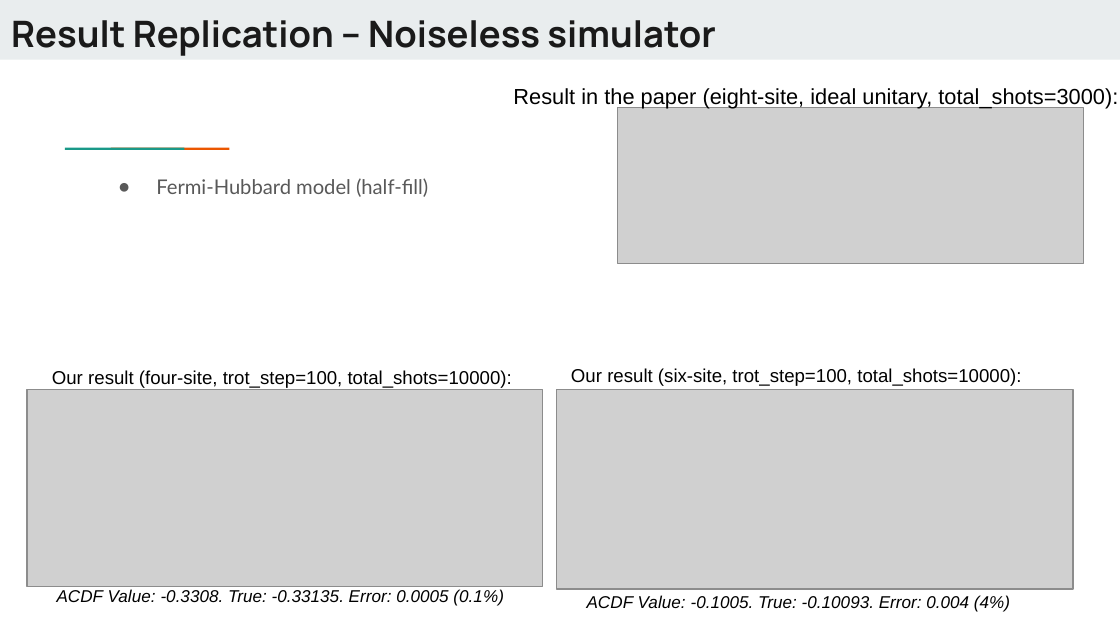
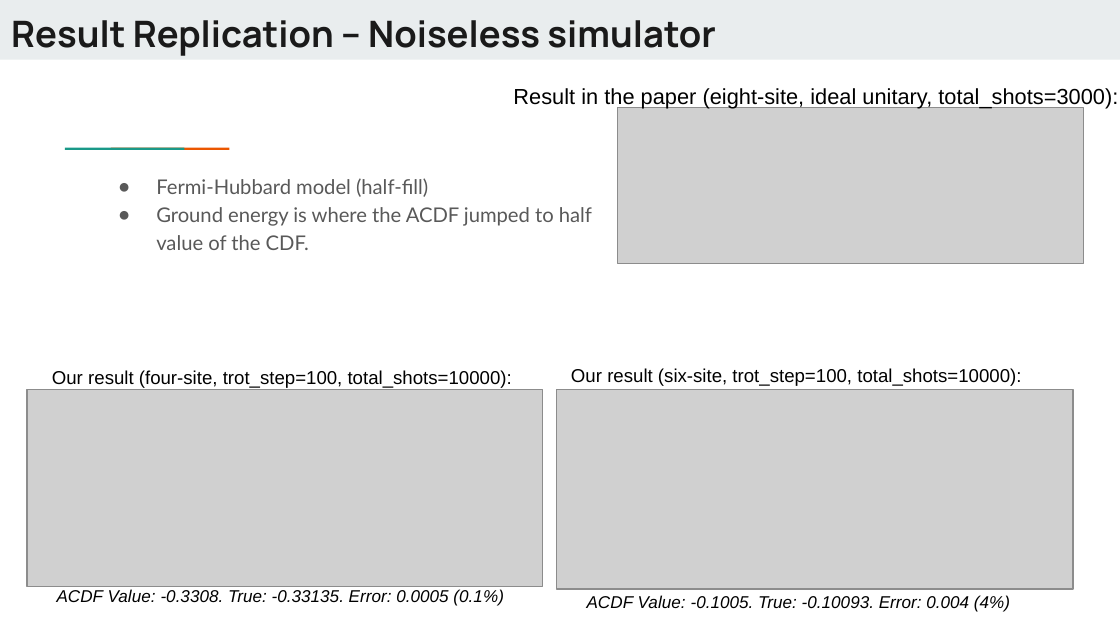
Before and after one commit to Dran-Z/QHack2023-SunnyDelft, a slide deck: slide 5 of QHack-SunnyDelft.pptx. Drawn at 1120x630 pixels with LibreOffice and Linux fonts; fonts in the diff are those of the drawing; grey boxes stand for pictures. Boxes give left, top, right and bottom in pixels: in the first picture for what was removed or moved away, otherwise in the second. Text is boxed around its words. In the diff, an @@ line names an element or a change of style, - is before the commit and + after.

```diff
--- a/QHack-SunnyDelft.pptx
+++ b/QHack-SunnyDelft.pptx
@@ text at box(156, 207, 592, 250): paragraph added @@
+● Ground energy is where the ACDF jumped to half value of the CDF.
```
